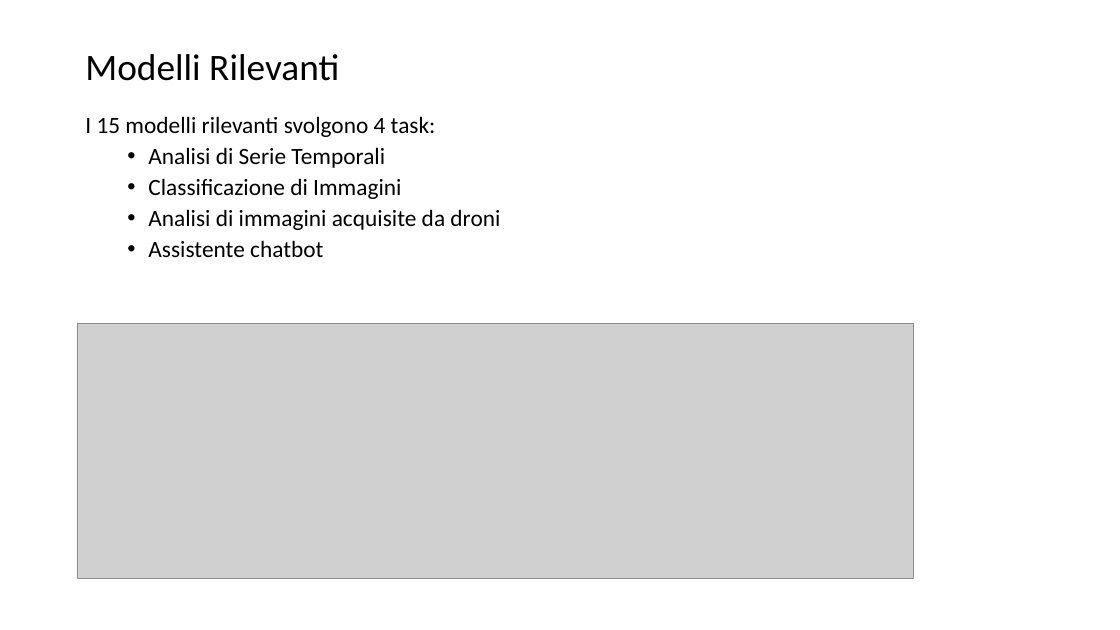
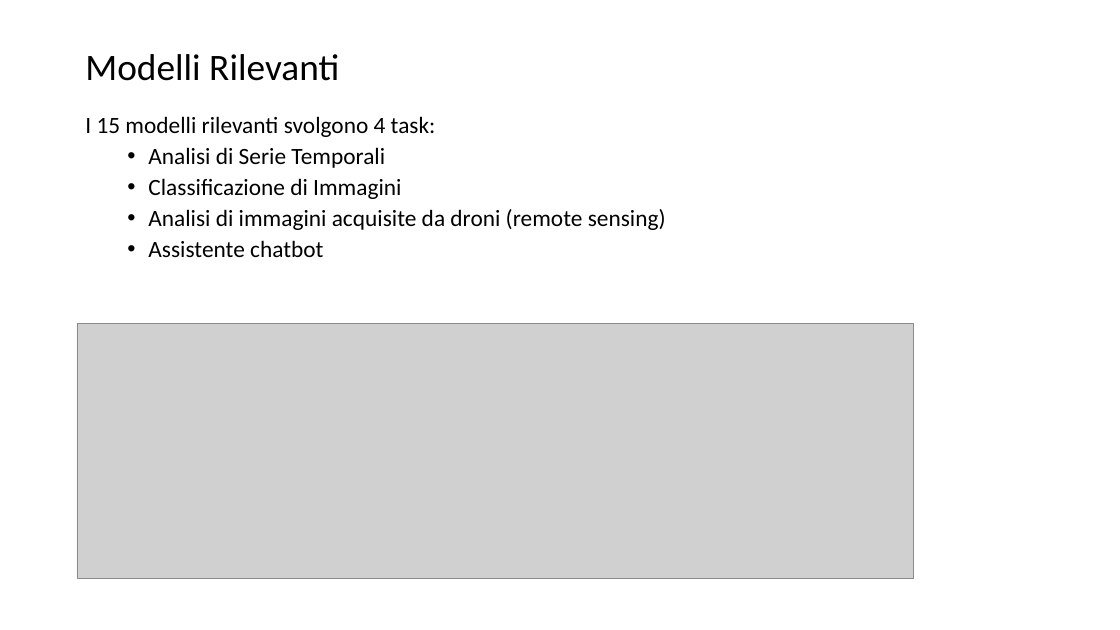
Before and after one commit to lPen88/tesi, a slide deck: slide 11 of presentazione.pptx. Drawn at 1120x630 pixels with LibreOffice and Linux fonts; fonts in the diff are those of the drawing; grey boxes stand for pictures. Boxes give left, top, right and bottom in pixels: in the first picture for what was removed or moved away, otherwise in the second. Text is boxed around its words. In the diff, an @@ line names an element or a change of style, - is before the commit and + after.

```diff
--- a/presentazione.pptx
+++ b/presentazione.pptx
@@ text at (x1=148, y1=209, x2=666, y2=230): text changed @@
-  • Analisi di immagini acquisite da droni
+  • Analisi di immagini acquisite da droni (remote sensing)
```
Also in this commit, not shown: 5 other slides changed, 16 slides added.
